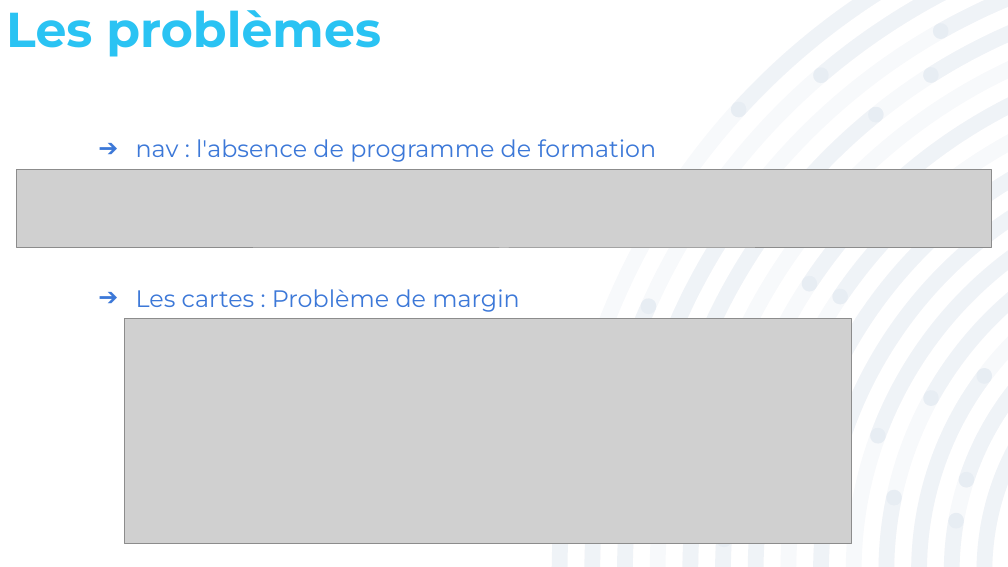
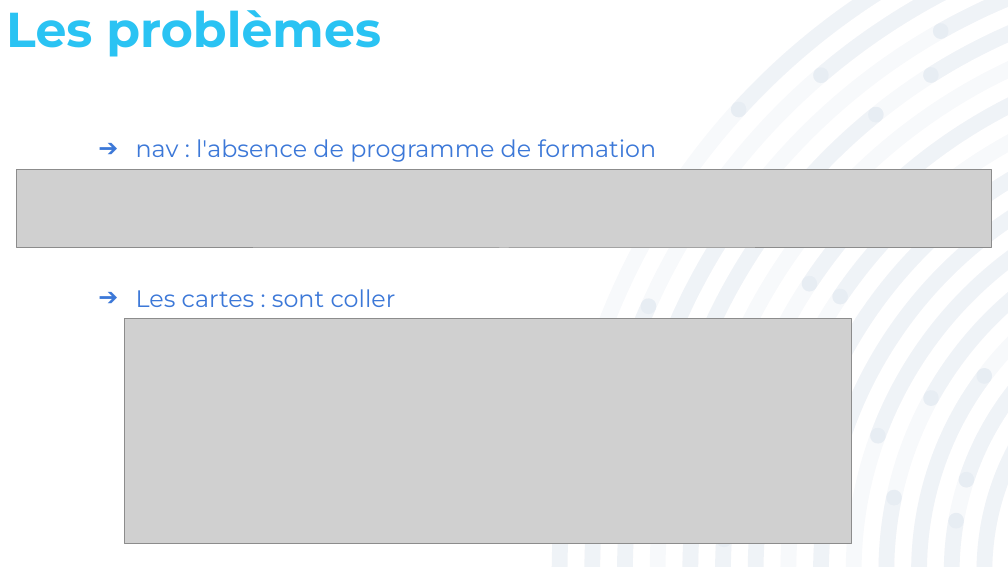
Before and after one commit to CHAHBAR-SOUFIANE/Projet_5_Mise-niveau_solicode.co, a slide deck: slide 6 of Présentation/Projet_5.pptx. Drawn at 1008x567 pixels with LibreOffice and Linux fonts; fonts in the diff are those of the drawing; grey boxes stand for pictures. Boxes give left, top, right and bottom in pixels: in the first picture for what was removed or moved away, otherwise in the second. Text is boxed around its words. In the diff, an @@ line names an element or a change of style, - is before the commit and + after.

```diff
--- a/Présentation/Projet_5.pptx
+++ b/Présentation/Projet_5.pptx
@@ text at [136,289,396,307]: text changed @@
-➔ Les cartes : Problème de margin
+➔ Les cartes : sont coller
```
Also in this commit, not shown: 1 other slide changed.
